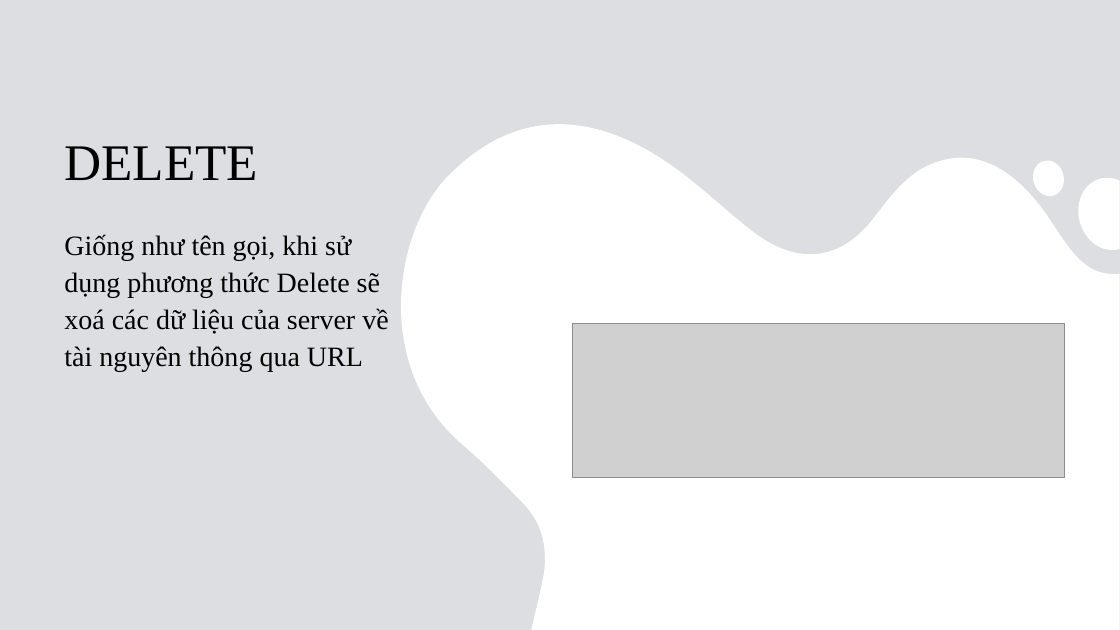
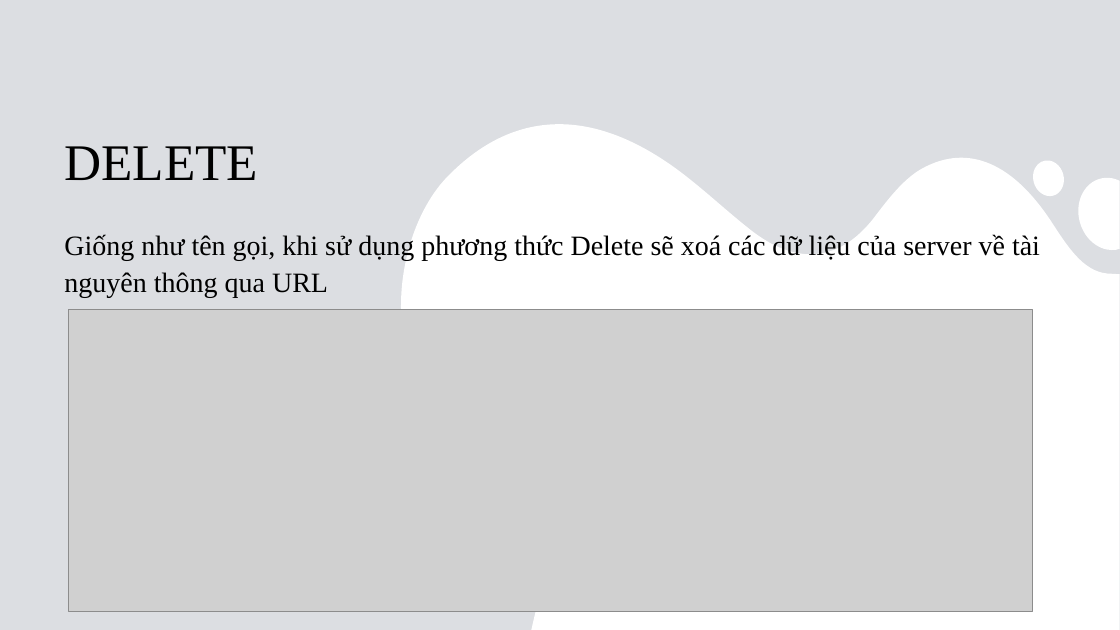
Before and after one commit to ngocson1603/khoaluanword, a slide deck: slide 44 of thuctapword/Báo cáo.pptx. Drawn at 1120x630 pixels with LibreOffice and Linux fonts; fonts in the diff are those of the drawing; grey boxes stand for pictures. Boxes give left, top, right and bottom in pixels: in the first picture for what was removed or moved away, otherwise in the second. Text is boxed around its words. In the diff, an @@ line names an element or a change of style, - is before the commit and + after.

```diff
--- a/thuctapword/Báo cáo.pptx
+++ b/thuctapword/Báo cáo.pptx
@@ text "Giống như tên gọi, khi ..." rewrapped from <box>64,234,388,372</box> to <box>64,234,1040,298</box> @@
@@ picture: place and size @@
-picture at <box>572,323,1064,477</box>
+picture at <box>68,310,1032,612</box>
```
Also in this commit, not shown: 34 other slides changed, 2 other files.
